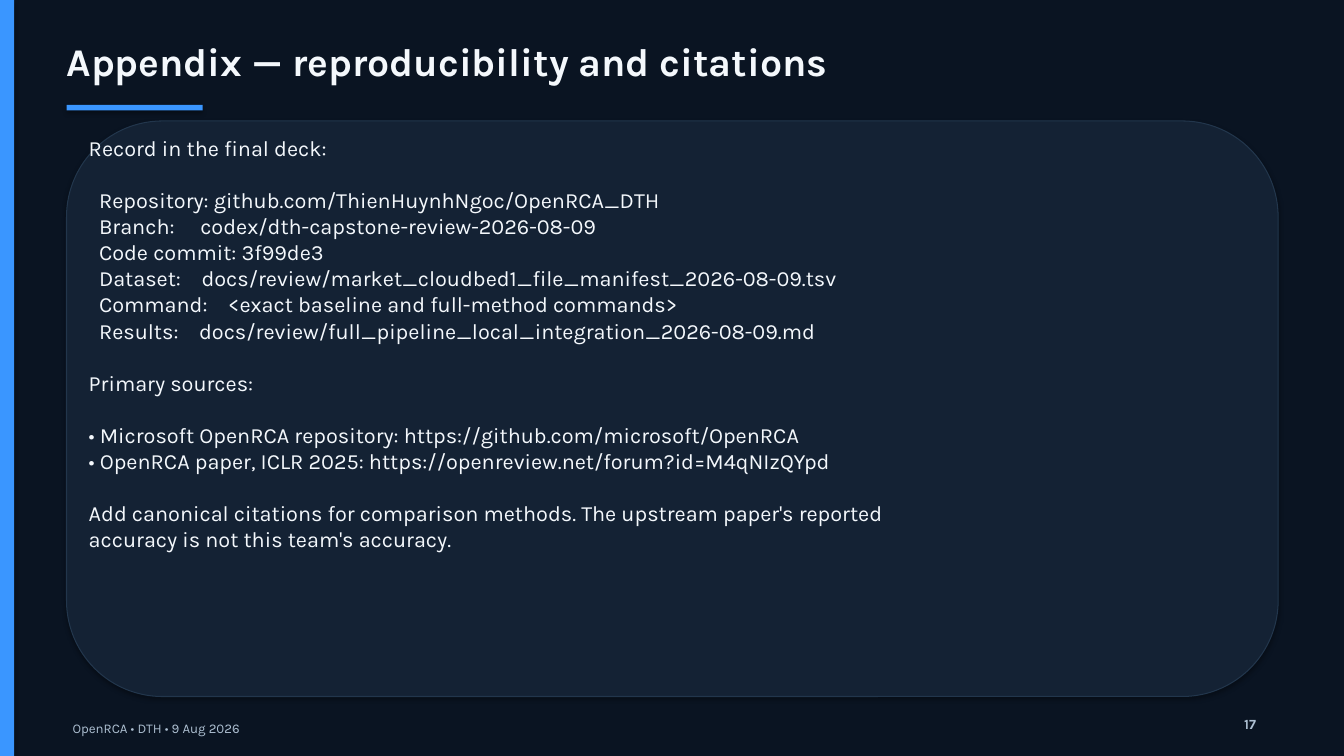
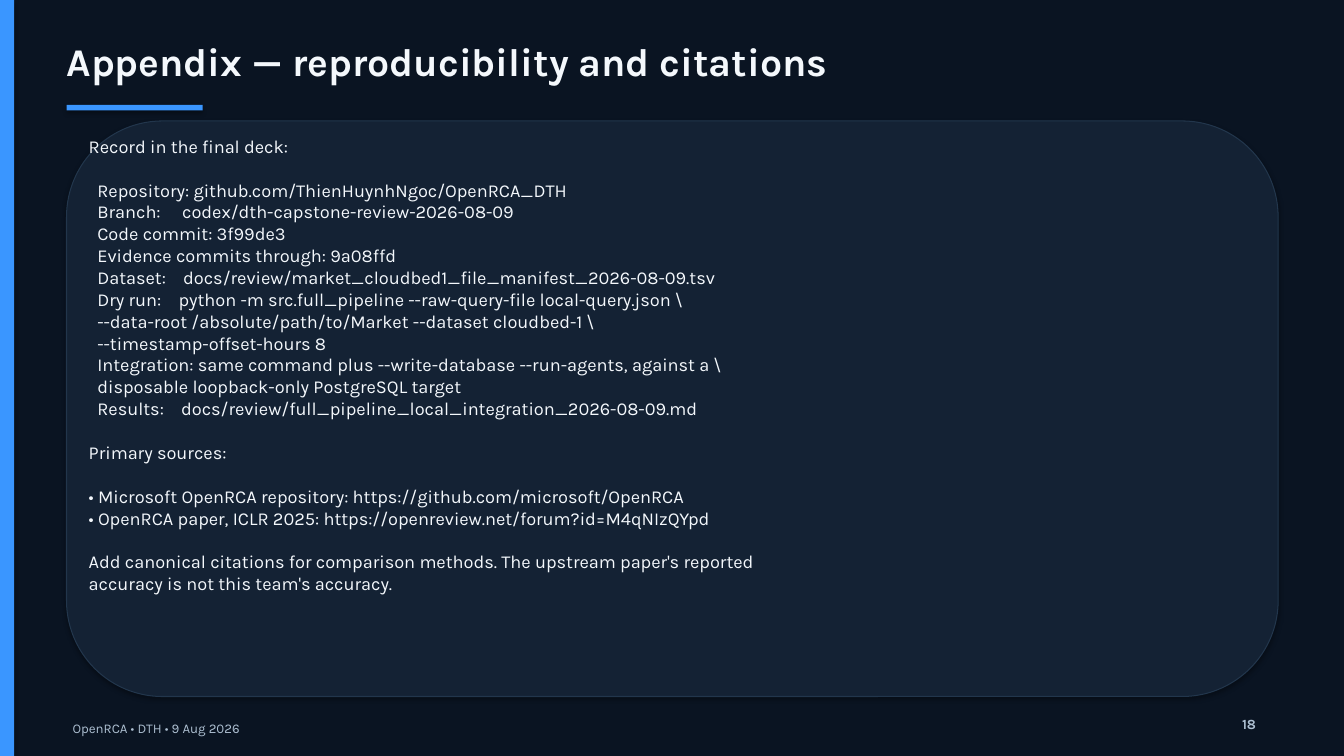
Before and after one commit to DuongNg1111/openrca_dth_deploy, a slide deck: slide 18 of docs/slides/capstone_review_2026-08-09.pptx (slide 17 before the commit). Drawn at 1344x756 pixels with LibreOffice and Linux fonts; fonts in the diff are those of the drawing. Boxes give left, top, right and bottom in pixels: in the first picture for what was removed or moved away, otherwise in the second. Text is boxed around its words. In the diff, an @@ line names an element or a change of style, - is before the commit and + after.

Commit message:
docs(capstone): finalize teaching deck

```diff
--- a/docs/slides/capstone_review_2026-08-09.pptx
+++ b/docs/slides/capstone_review_2026-08-09.pptx
@@ text at [89,140,754,595]: text changed; size 15.5 to 13 pt @@
-Record in the final deck:
-Repository: github.com/ThienHuynhNgoc/OpenRCA_DTH
-Branch: codex/dth-capstone-review-2026-08-09
-Code commit: 3f99de3
-Dataset: docs/review/market_cloudbed1_file_manifest_2026-08-09.tsv
-Command: <exact baseline and full-method commands>
-Results: docs/review/full_pipeline_local_integration_2026-08-09.md
-Primary sources:
-• Microsoft OpenRCA repository: https://github.com/microsoft/OpenRCA
-• OpenRCA paper, ICLR 2025: https://openreview.net/forum?id=M4qNIzQYpd
-Add canonical citations for comparison methods. The upstream paper's reported
-accuracy is not this team's accuracy.
+Record in the final deck:
+Repository: github.com/ThienHuynhNgoc/OpenRCA_DTH
+Branch: codex/dth-capstone-review-2026-08-09
+Code commit: 3f99de3
+Evidence commits through: 9a08ffd
+Dataset: docs/review/market_cloudbed1_file_manifest_2026-08-09.tsv
+Dry run: python -m src.full_pipeline --raw-query-file local-query.json \
+--data-root /absolute/path/to/Market --dataset cloudbed-1 \
+--timestamp-offset-hours 8
+Integration: same command plus --write-database --run-agents, against a \
+disposable loopback-only PostgreSQL target
+Results: docs/review/full_pipeline_local_integration_2026-08-09.md
+Primary sources:
+• Microsoft OpenRCA repository: https://github.com/microsoft/OpenRCA
+• OpenRCA paper, ICLR 2025: https://openreview.net/forum?id=M4qNIzQYpd
+Add canonical citations for comparison methods. The upstream paper's reported
+accuracy is not this team's accuracy.
@@ text at [1242,720,1256,729]: text changed @@
-17
+18
```
Also in this commit, not shown: 4 other slides changed, 1 slide added, 1 other file.
